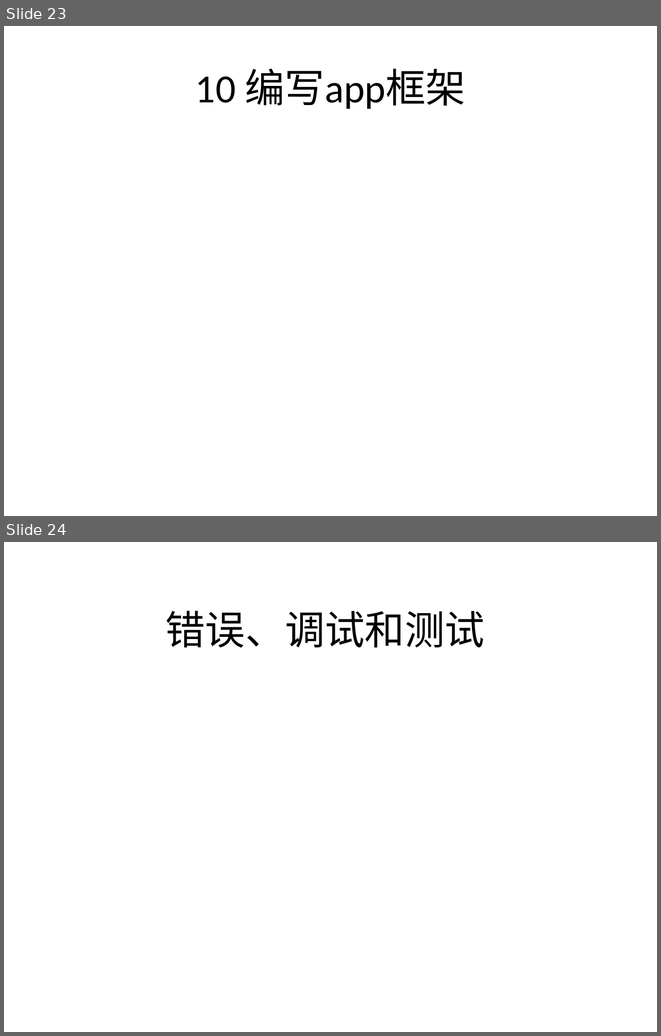
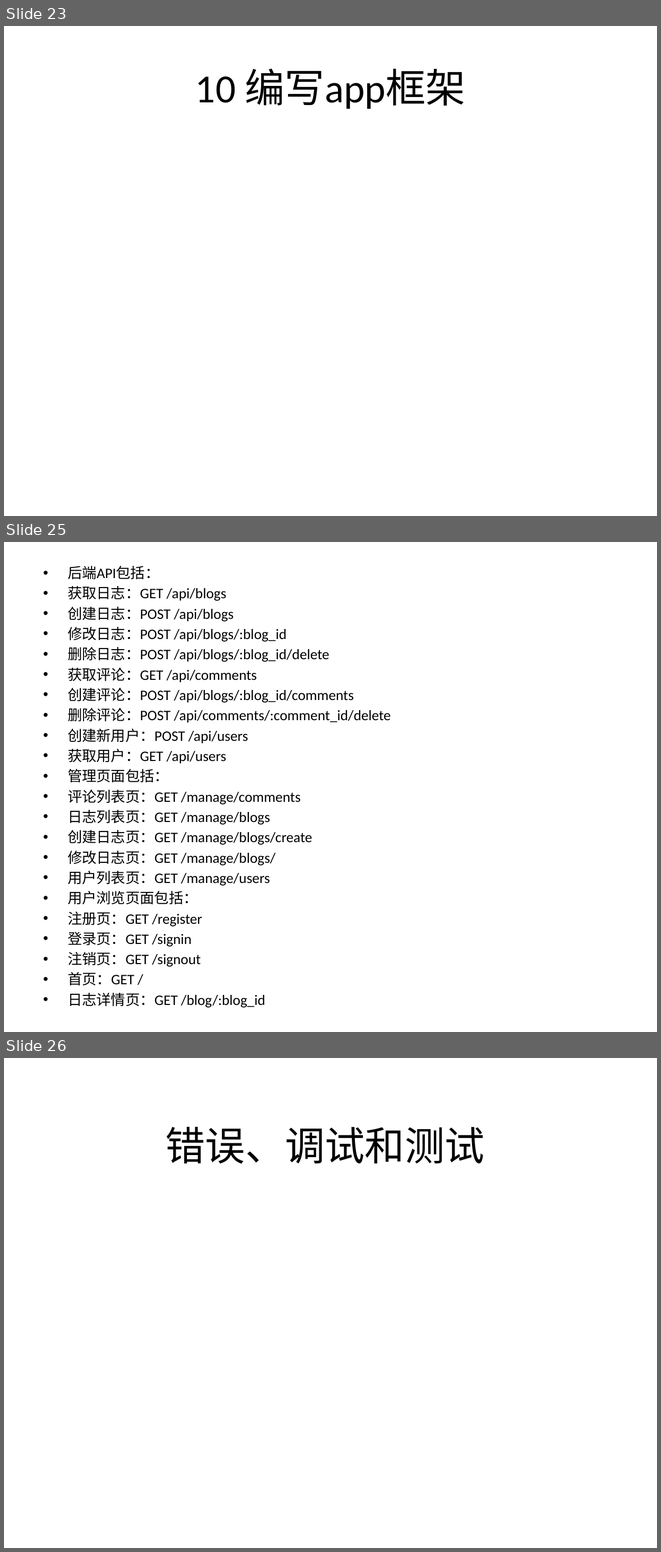
Before and after one commit to zhinan18/Python3, a slide deck: readme/python3_Advanced.pptx. Shown one above the other, each under a label of ours: slides 23 and 24 before the commit, slides 23, 25 and 26 after it; the slides between them are not shown. The pictures are 661x1036 and 661x1552 pixels, drawn with LibreOffice and Linux fonts; fonts in the diff are those of the drawing. Boxes give left, top, right and bottom in pixels: in the first picture for what was removed or moved away, otherwise in the second. Text is boxed around its words. In the diff, an @@ line names an element or a change of style, - is before the commit and + after.

Commit message:
add api blogs

```diff
--- a/readme/python3_Advanced.pptx
+++ b/readme/python3_Advanced.pptx
@@ slide 25 added at <box>4,542,657,1032</box>, background #FFFFFF @@
@@ text added at <box>68,566,391,1007</box>, 16 pt, text #000000 @@
+• 后端API包括：
+• 获取日志：GET /api/blogs
+• 创建日志：POST /api/blogs
+• 修改日志：POST /api/blogs/:blog_id
+• 删除日志：POST /api/blogs/:blog_id/delete
+• 获取评论：GET /api/comments
+• 创建评论：POST /api/blogs/:blog_id/comments
+• 删除评论：POST /api/comments/:comment_id/delete
+• 创建新用户：POST /api/users
+• 获取用户：GET /api/users
+• 管理页面包括：
+• 评论列表页：GET /manage/comments
+• 日志列表页：GET /manage/blogs
+• 创建日志页：GET /manage/blogs/create
+• 修改日志页：GET /manage/blogs/
+• 用户列表页：GET /manage/users
+• 用户浏览页面包括：
+• 注册页：GET /register
+• 登录页：GET /signin
+• 注销页：GET /signout
+• 首页：GET /
+• 日志详情页：GET /blog/:blog_id
@@ what was slide 24 is now slide 26 @@
```
Also in this commit, not shown: 1 other slide added, 6 other files.
